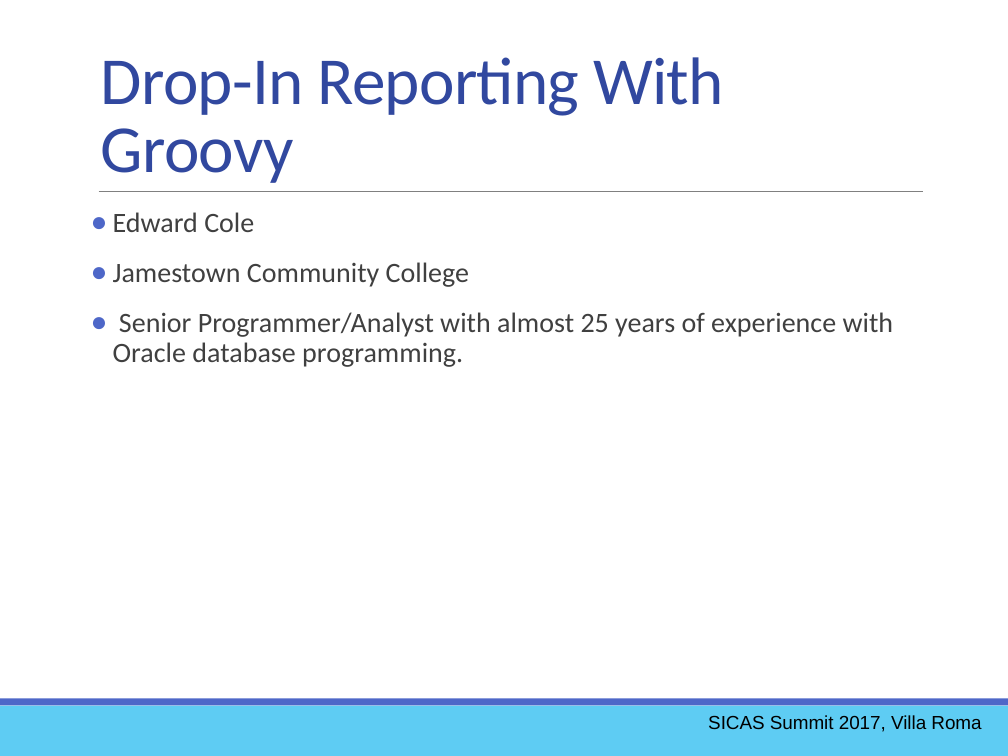
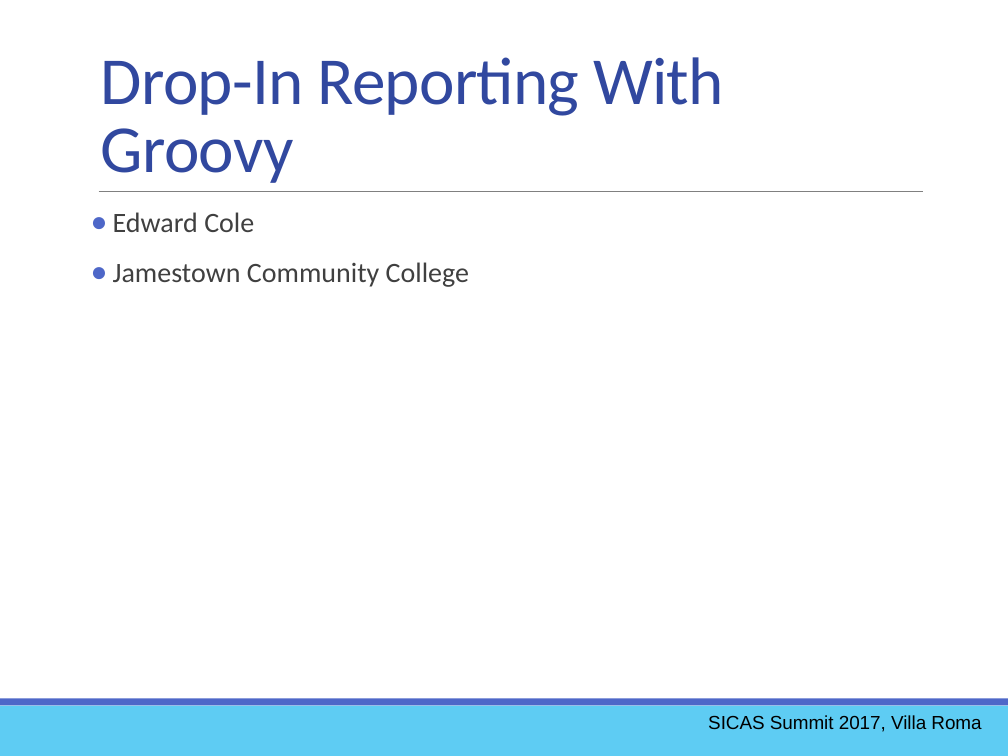
Before and after one commit to ewcole/simple_report, a slide deck: slide 3 of docs/SICAS_2017/Cole_Drop-In Reporting with Groovy.pptx. Drawn at 1008x756 pixels with LibreOffice and Linux fonts; fonts in the diff are those of the drawing. Boxes give left, top, right and bottom in pixels: in the first picture for what was removed or moved away, otherwise in the second. Text is boxed around its words. In the diff, an @@ line names an element or a change of style, - is before the commit and + after.

```diff
--- a/docs/SICAS_2017/Cole_Drop-In Reporting with Groovy.pptx
+++ b/docs/SICAS_2017/Cole_Drop-In Reporting with Groovy.pptx
@@ text at [113,312,894,367]: paragraph removed @@
-● Senior Programmer/Analyst with almost 25 years of experience with Oracle database programming.
```
Also in this commit, not shown: 3 other slides changed, 3 other files.
